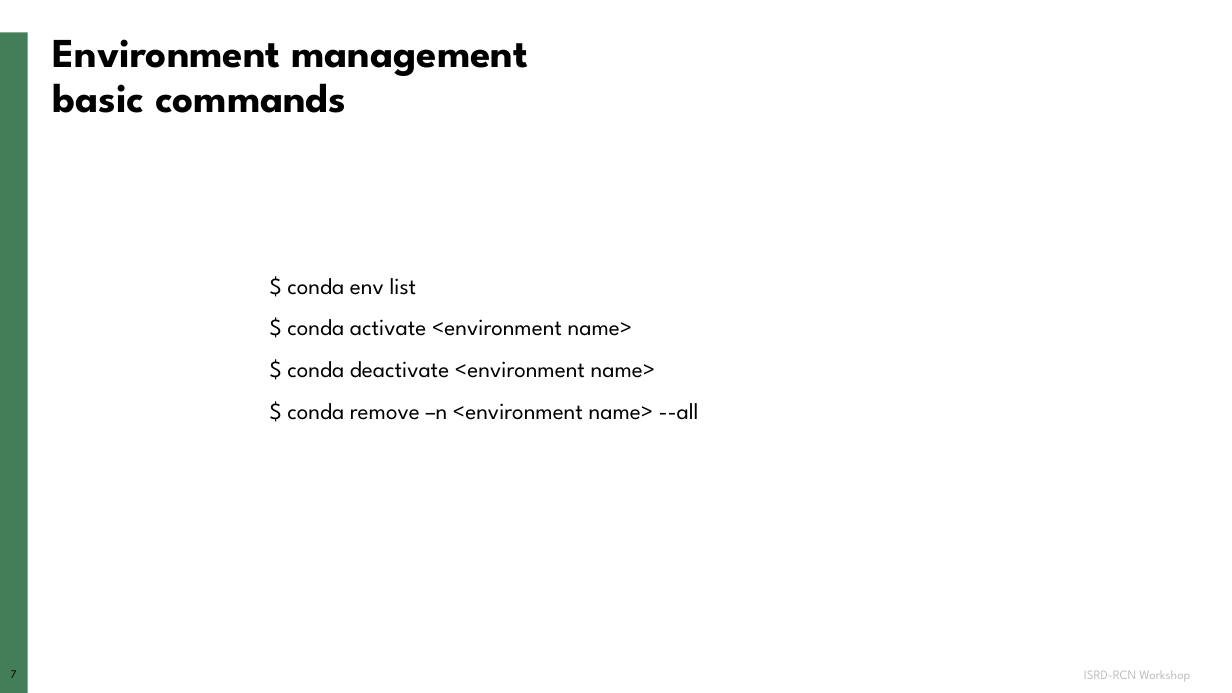
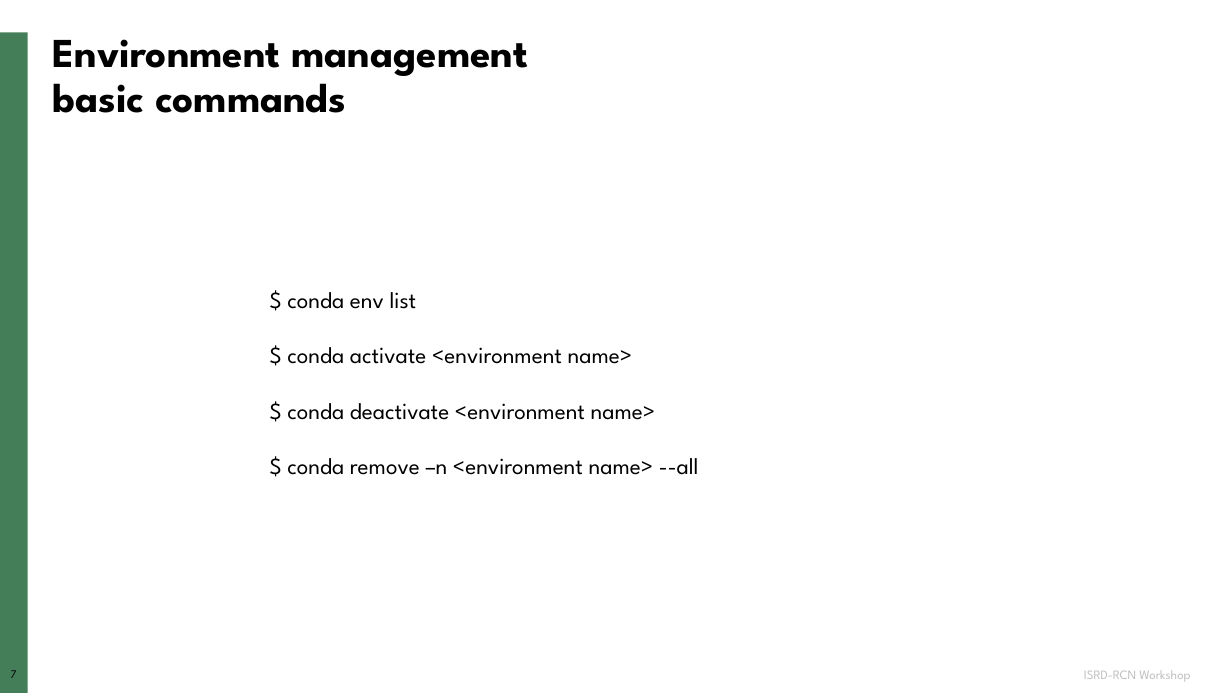
Before and after one commit to neutrons/ns-computation-tutorial, a slide deck: slide 7 of lectures/NXS_2023_environment_and_running_python_options.pptx. Drawn at 1232x693 pixels with LibreOffice and Linux fonts; fonts in the diff are those of the drawing; background and template pictures are left out. Boxes give left, top, right and bottom in pixels: in the first picture for what was removed or moved away, otherwise in the second. Text is boxed around its words. In the diff, an @@ line names an element or a change of style, - is before the commit and + after.

Commit message:
jean lecture about environments and editor

```diff
--- a/lectures/NXS_2023_environment_and_running_python_options.pptx
+++ b/lectures/NXS_2023_environment_and_running_python_options.pptx
@@ text "$ conda env list" at bbox=[287, 292, 699, 475]: line spacing 1.5 to 2 @@
```
Also in this commit, not shown: 2 other files.
